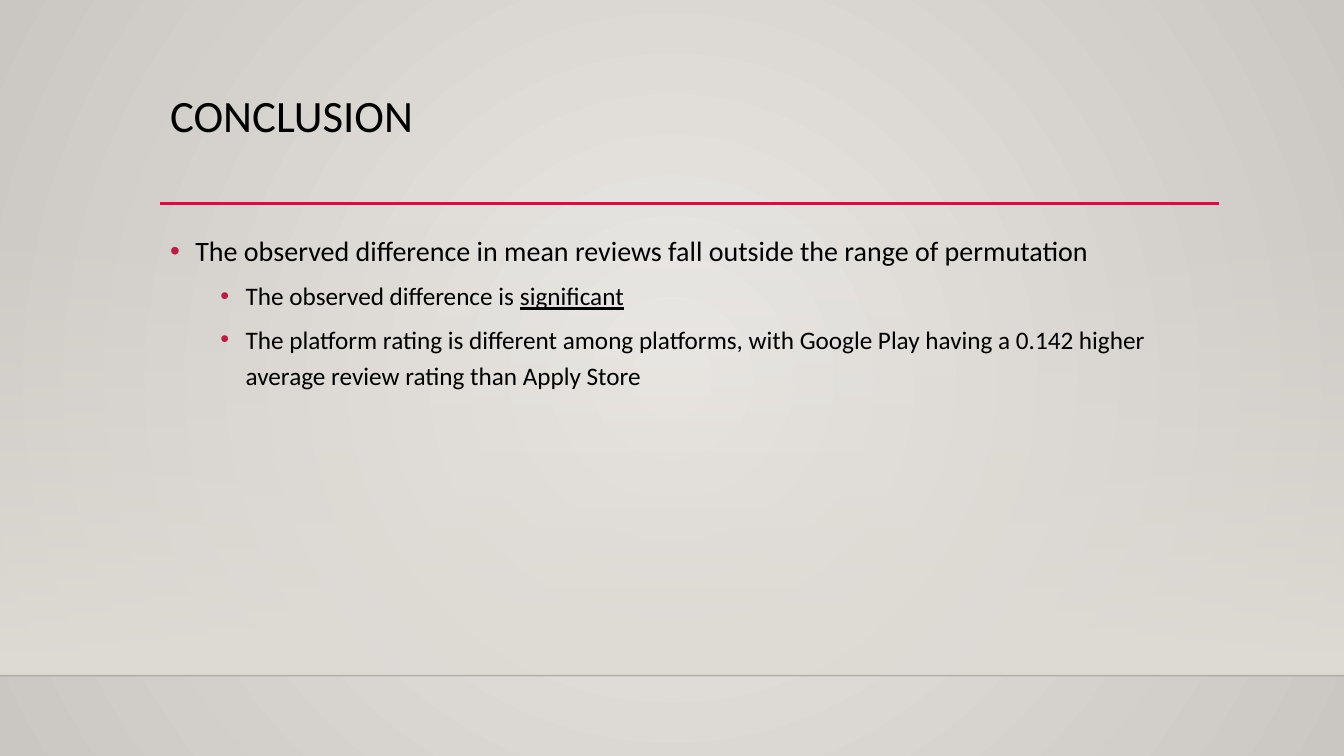
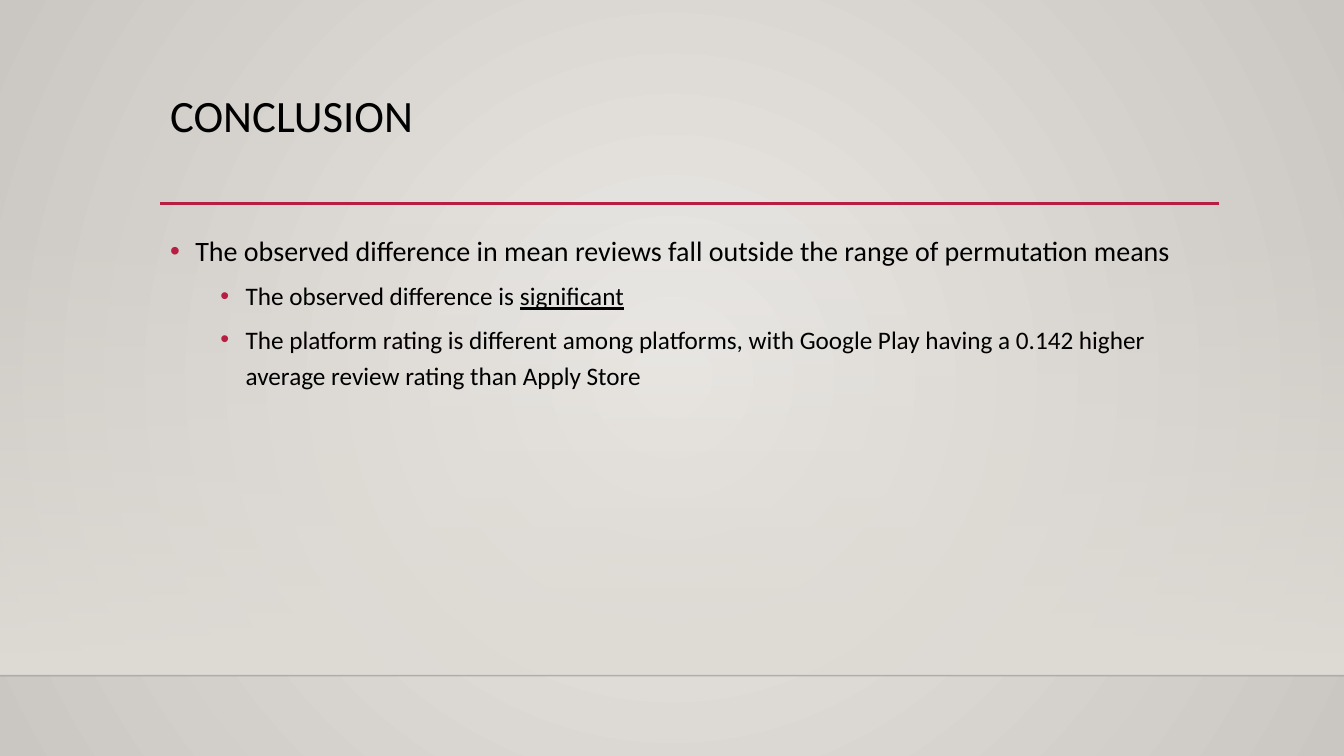
Before and after one commit to sittingman/dstrackprep, a slide deck: slide 5 of Apps/Platform analysis.pptx. Drawn at 1344x756 pixels with LibreOffice and Linux fonts; fonts in the diff are those of the drawing; background and template pictures are left out. Boxes give left, top, right and bottom in pixels: in the first picture for what was removed or moved away, otherwise in the second. Text is boxed around its words. In the diff, an @@ line names an element or a change of style, - is before the commit and + after.

```diff
--- a/Apps/Platform analysis.pptx
+++ b/Apps/Platform analysis.pptx
@@ text at (195, 241, 1169, 266): text changed @@
-• The observed difference in mean reviews fall outside the range of permutation
+• The observed difference in mean reviews fall outside the range of permutation means
```
Also in this commit, not shown: 3 other slides changed.
